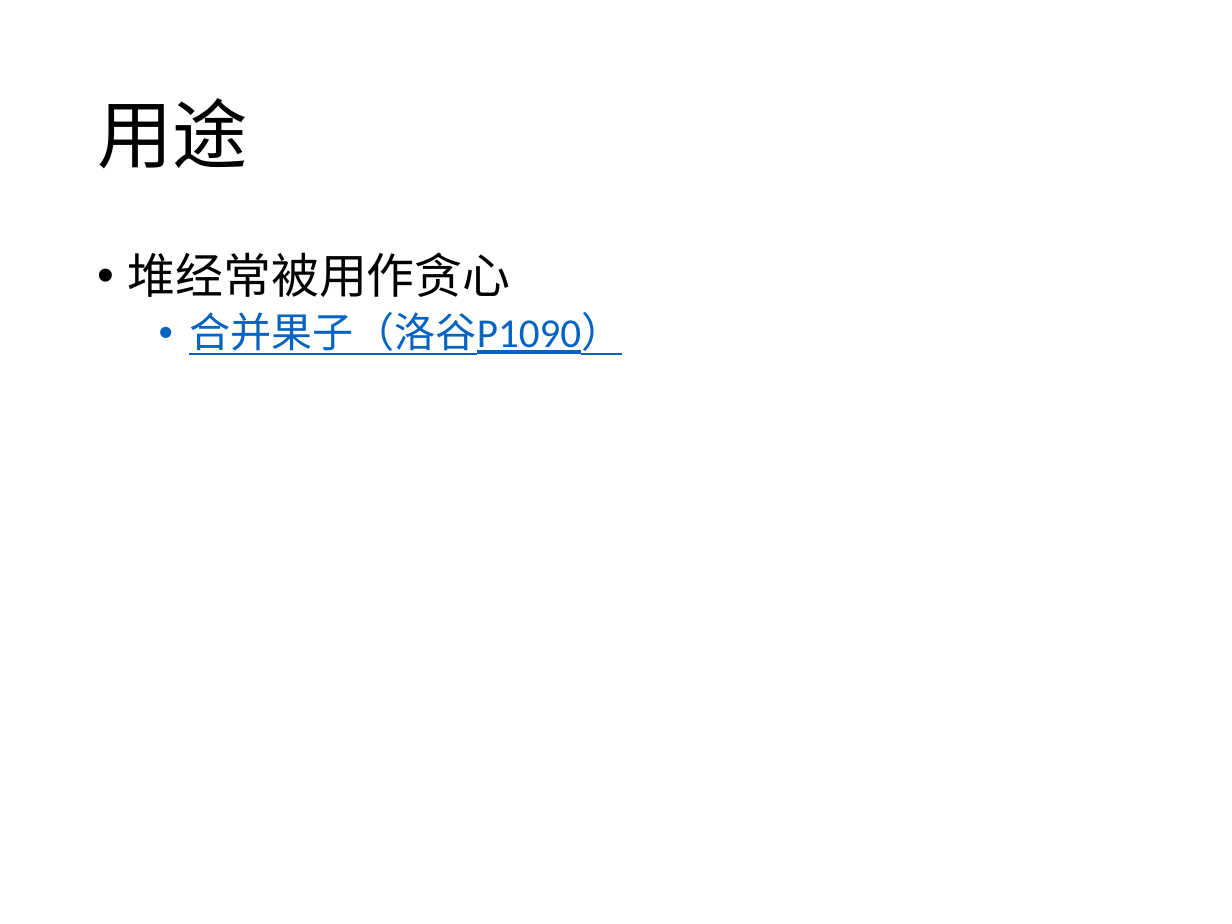
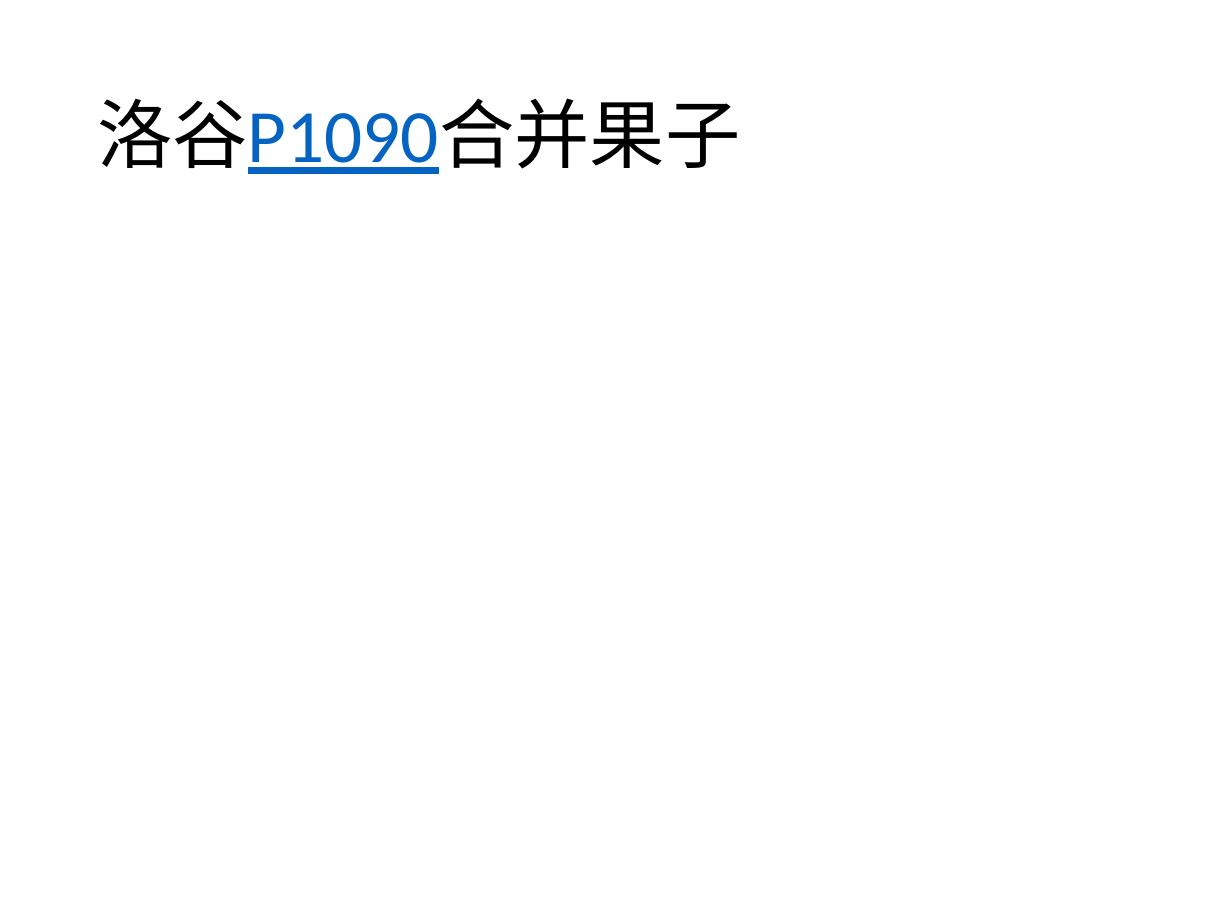
Before and after one commit to A0nameless0man/Pile, a slide deck: slide 3 of Algorithms/Data_Structure/HeapBasedPriorityQueue/Heap.pptx (slide 11 before the commit). Drawn at 1232x924 pixels with LibreOffice and Linux fonts; fonts in the diff are those of the drawing; grey boxes stand for pictures. Boxes give left, top, right and bottom in pixels: in the first picture for what was removed or moved away, otherwise in the second. Text is boxed around its words. In the diff, an @@ line names an element or a change of style, - is before the commit and + after.

Commit message:
finish

```diff
--- a/Algorithms/Data_Structure/HeapBasedPriorityQueue/Heap.pptx
+++ b/Algorithms/Data_Structure/HeapBasedPriorityQueue/Heap.pptx
@@ title at <box>97,98,741,174</box>: text changed @@
-用途
+洛谷P1090合并果子
@@ text removed at <box>128,252,622,355</box> @@
-• 堆经常被用作贪心
-  • 合并果子（洛谷P1090）
```
Also in this commit, not shown: 1 other slide changed, 6 slides added.
